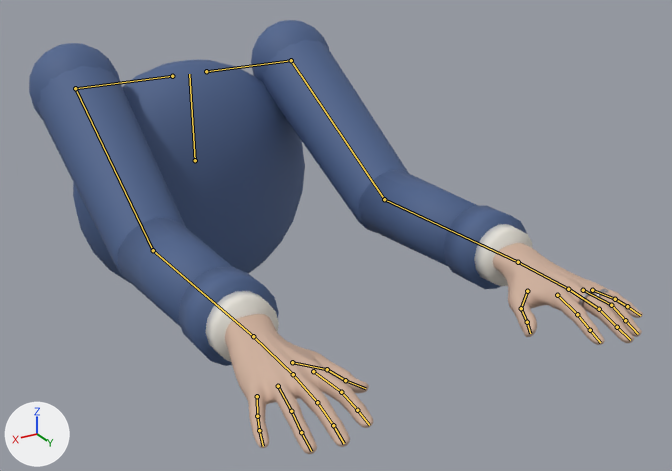
Before and after pictures for a commit that changed the Blender file assets/characters/fp_arms/source/fp_arms_blockout.blend.
One viewpoint serves both versions: a 50 mm lens placed at (0.575, 1.426, 1.812), pointed at (-0.058, 0.372, 1.285). Arrows for +X, +Y and +Z are at lower left; the lights stay in place. The picture after the commit comes second. The bones that bend it are drawn over the model as lines.

Objects in the first picture: 'FPArmsBody'.
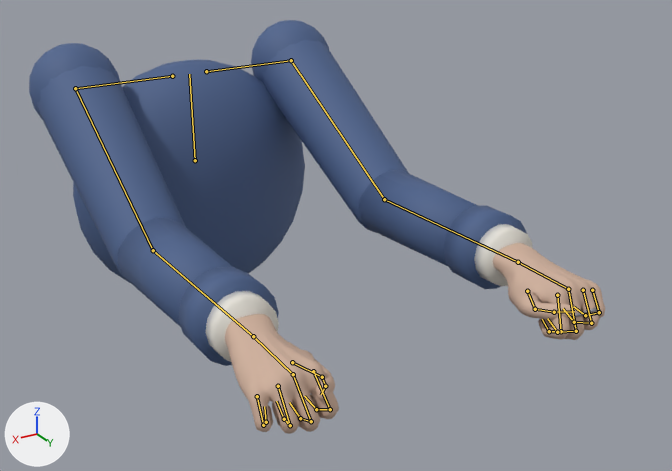
Commit message: feat(arms): the full hand pose library

The newer file adds an action. The first version stands in its rest pose; the second is drawn at frame 1 of the action 'Wrap'.

Changed parts and their boxes (x1, y1, x2, y2) in the pictures (672 x 471 px):
'FPArmsBody', posed (6% narrower): before (29, 20, 643, 454); after (29, 20, 605, 434)
bone 'index_01_l', root to tip: before (557, 295) to (577, 314); after (557, 295) to (561, 331)
bone 'index_02_l', root to tip: before (577, 314) to (590, 330); after (561, 331) to (549, 331)
bone 'index_03_l', root to tip: before (590, 330) to (600, 342); after (549, 331) to (542, 319)
bone 'middle_01_l', root to tip: before (568, 289) to (599, 309); after (568, 289) to (576, 331)
bone 'middle_02_l', root to tip: before (599, 309) to (617, 327); after (576, 331) to (557, 332)
bone 'middle_03_l', root to tip: before (617, 327) to (630, 340); after (557, 332) to (547, 318)
bone 'ring_01_l', root to tip: before (583, 290) to (611, 305); after (583, 290) to (591, 323)
bone 'ring_02_l', root to tip: before (611, 305) to (625, 320); after (591, 323) to (574, 322)
bone 'ring_03_l', root to tip: before (625, 320) to (638, 334); after (574, 322) to (563, 308)
bone 'pinky_01_l', root to tip: before (592, 290) to (615, 299); after (592, 290) to (599, 312)
bone 'pinky_02_l', root to tip: before (615, 299) to (627, 306); after (599, 312) to (585, 315)
bone 'pinky_03_l', root to tip: before (627, 306) to (640, 315); after (585, 315) to (573, 306)
bone 'thumb_01_l', root to tip: before (527, 291) to (521, 308); after (527, 291) to (535, 309)
bone 'thumb_02_l', root to tip: before (521, 308) to (527, 322); after (535, 309) to (554, 312)
bone 'thumb_03_l', root to tip: before (527, 322) to (530, 333); after (554, 312) to (574, 311)
bone 'index_01_r', root to tip: before (313, 371) to (341, 392); after (313, 371) to (330, 409)
bone 'index_02_r', root to tip: before (341, 392) to (357, 410); after (330, 409) to (316, 409)
bone 'index_03_r', root to tip: before (357, 410) to (369, 425); after (316, 409) to (304, 396)
bone 'middle_01_r', root to tip: before (293, 374) to (317, 402); after (293, 374) to (311, 421)
bone 'middle_02_r', root to tip: before (317, 402) to (333, 425); after (311, 421) to (300, 418)
bone 'middle_03_r', root to tip: before (333, 425) to (344, 443); after (300, 418) to (289, 402)
bone 'ring_01_r', root to tip: before (278, 386) to (291, 411); after (278, 386) to (290, 425)
bone 'ring_02_r', root to tip: before (291, 411) to (301, 432); after (290, 425) to (284, 419)
bone 'ring_03_r', root to tip: before (301, 432) to (311, 451); after (284, 419) to (276, 401)
bone 'pinky_01_r', root to tip: before (257, 396) to (257, 416); after (257, 396) to (263, 425)
bone 'pinky_02_r', root to tip: before (257, 416) to (259, 430); after (263, 425) to (266, 422)
bone 'pinky_03_r', root to tip: before (259, 430) to (263, 446); after (266, 422) to (264, 406)
bone 'thumb_01_r', root to tip: before (292, 362) to (327, 369); after (292, 362) to (322, 377)
bone 'thumb_02_r', root to tip: before (327, 369) to (345, 380); after (322, 377) to (325, 386)
bone 'thumb_03_r', root to tip: before (345, 380) to (365, 388); after (325, 386) to (321, 394)

The change in detail:
Bone 'index_01_l' (bone_index_01_l) turns from (0, 0, 0) to (-55, 0, 0) degrees about its own x, y and z.
Bone 'index_02_l' (bone_index_02_l) turns from (0, 0, 0) to (-80, 0, 0) degrees about its own x, y and z.
Bone 'index_03_l' (bone_index_03_l) turns from (0, 0, 0) to (-50, 0, 0) degrees about its own x, y and z.
Bone 'middle_01_l' (bone_middle_01_l) turns from (0, 0, 0) to (-55, 0, 0) degrees about its own x, y and z.
Bone 'middle_02_l' (bone_middle_02_l) turns from (0, 0, 0) to (-80, 0, 0) degrees about its own x, y and z.
Bone 'middle_03_l' (bone_middle_03_l) turns from (0, 0, 0) to (-50, 0, 0) degrees about its own x, y and z.
Bone 'ring_01_l' (bone_ring_01_l) turns from (0, 0, 0) to (-55, 0, 0) degrees about its own x, y and z.
Bone 'ring_02_l' (bone_ring_02_l) turns from (0, 0, 0) to (-80, 0, 0) degrees about its own x, y and z.
Bone 'ring_03_l' (bone_ring_03_l) turns from (0, 0, 0) to (-50, 0, 0) degrees about its own x, y and z.
Bone 'pinky_01_l' (bone_pinky_01_l) turns from (0, 0, 0) to (-55, 0, 0) degrees about its own x, y and z.
Bone 'pinky_02_l' (bone_pinky_02_l) turns from (0, 0, 0) to (-80, 0, 0) degrees about its own x, y and z.
Bone 'pinky_03_l' (bone_pinky_03_l) turns from (0, 0, 0) to (-50, 0, 0) degrees about its own x, y and z.
Bone 'thumb_01_l' (bone_thumb_01_l) turns from (0, 0, 0) to (-25, 35, 0) degrees about its own x, y and z.
Bone 'thumb_02_l' (bone_thumb_02_l) turns from (0, 0, 0) to (-25, 0, 0) degrees about its own x, y and z.
Bone 'thumb_03_l' (bone_thumb_03_l) turns from (0, 0, 0) to (-30, 0, 0) degrees about its own x, y and z.
Bone 'index_01_r' (bone_index_01_r) turns from (0, 0, 0) to (-55, 0, 0) degrees about its own x, y and z.
Bone 'index_02_r' (bone_index_02_r) turns from (0, 0, 0) to (-80, 0, 0) degrees about its own x, y and z.
Bone 'index_03_r' (bone_index_03_r) turns from (0, 0, 0) to (-50, 0, 0) degrees about its own x, y and z.
Bone 'middle_01_r' (bone_middle_01_r) turns from (0, 0, 0) to (-55, 0, 0) degrees about its own x, y and z.
Bone 'middle_02_r' (bone_middle_02_r) turns from (0, 0, 0) to (-80, 0, 0) degrees about its own x, y and z.
Bone 'middle_03_r' (bone_middle_03_r) turns from (0, 0, 0) to (-50, 0, 0) degrees about its own x, y and z.
Bone 'ring_01_r' (bone_ring_01_r) turns from (0, 0, 0) to (-55, 0, 0) degrees about its own x, y and z.
Bone 'ring_02_r' (bone_ring_02_r) turns from (0, 0, 0) to (-80, 0, 0) degrees about its own x, y and z.
Bone 'ring_03_r' (bone_ring_03_r) turns from (0, 0, 0) to (-50, 0, 0) degrees about its own x, y and z.
Bone 'pinky_01_r' (bone_pinky_01_r) turns from (0, 0, 0) to (-55, 0, 0) degrees about its own x, y and z.
Bone 'pinky_02_r' (bone_pinky_02_r) turns from (0, 0, 0) to (-80, 0, 0) degrees about its own x, y and z.
Bone 'pinky_03_r' (bone_pinky_03_r) turns from (0, 0, 0) to (-50, 0, 0) degrees about its own x, y and z.
Bone 'thumb_01_r' (bone_thumb_01_r) turns from (0, 0, 0) to (-25, -35, 0) degrees about its own x, y and z.
Bone 'thumb_02_r' (bone_thumb_02_r) turns from (0, 0, 0) to (-25, 0, 0) degrees about its own x, y and z.
Bone 'thumb_03_r' (bone_thumb_03_r) turns from (0, 0, 0) to (-30, 0, 0) degrees about its own x, y and z.
